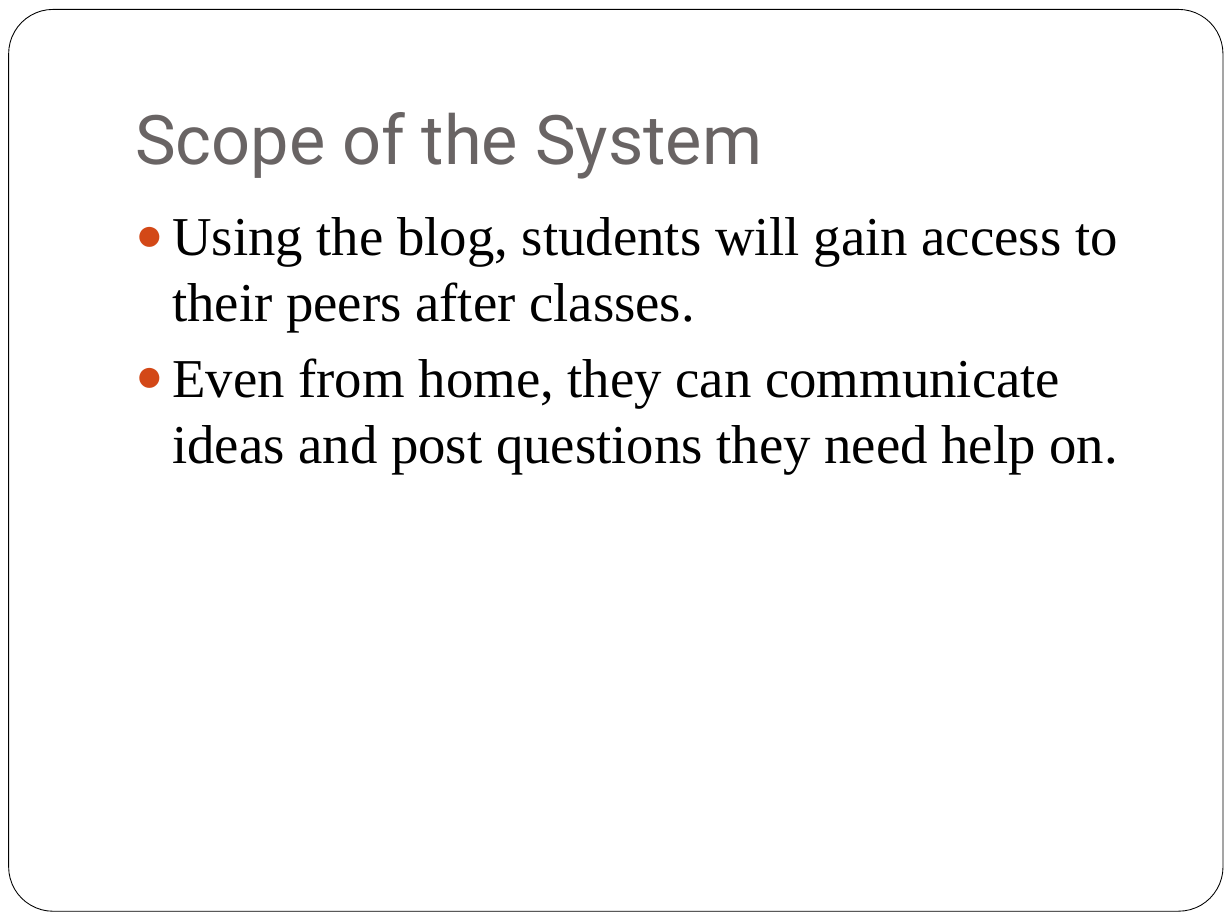
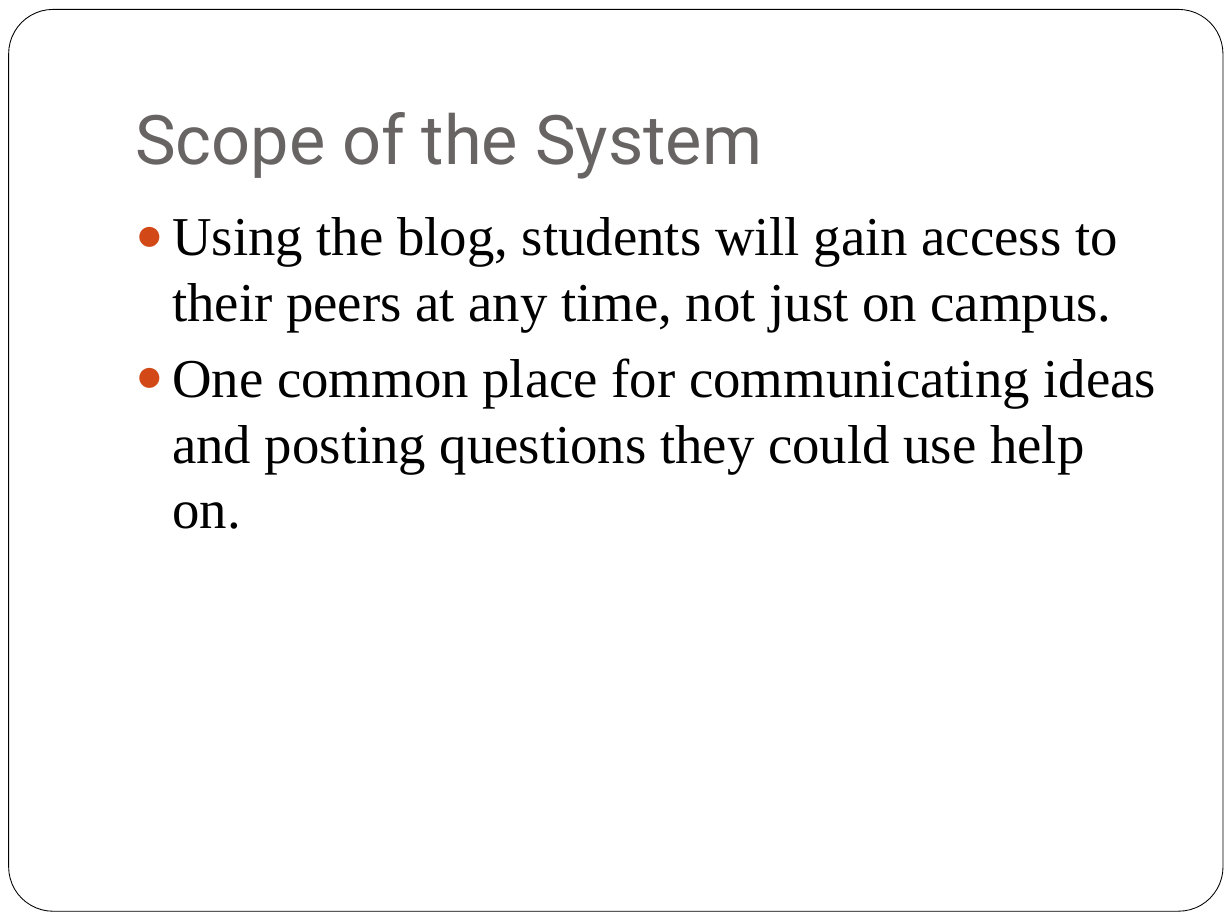
Before and after one commit to patrickbraud/CapstoneProject, a slide deck: slide 4 of Proposal/TTU CS Blog Requirements.pptx. Drawn at 1232x924 pixels with LibreOffice and Linux fonts; fonts in the diff are those of the drawing. Boxes give left, top, right and bottom in pixels: in the first picture for what was removed or moved away, otherwise in the second. Text is boxed around its words. In the diff, an @@ line names an element or a change of style, - is before the commit and + after.

```diff
--- a/Proposal/TTU CS Blog Requirements.pptx
+++ b/Proposal/TTU CS Blog Requirements.pptx
@@ text at <box>172,217,1155,529</box>: text changed @@
-● Using the blog, students will gain access to their peers after classes.
-● Even from home, they can communicate ideas and post questions they need help on.
+● Using the blog, students will gain access to their peers at any time, not just on campus.
+● One common place for communicating ideas and posting questions they could use help on.
```
Also in this commit, not shown: 8 other slides changed, 1 slide added, 1 other file.
